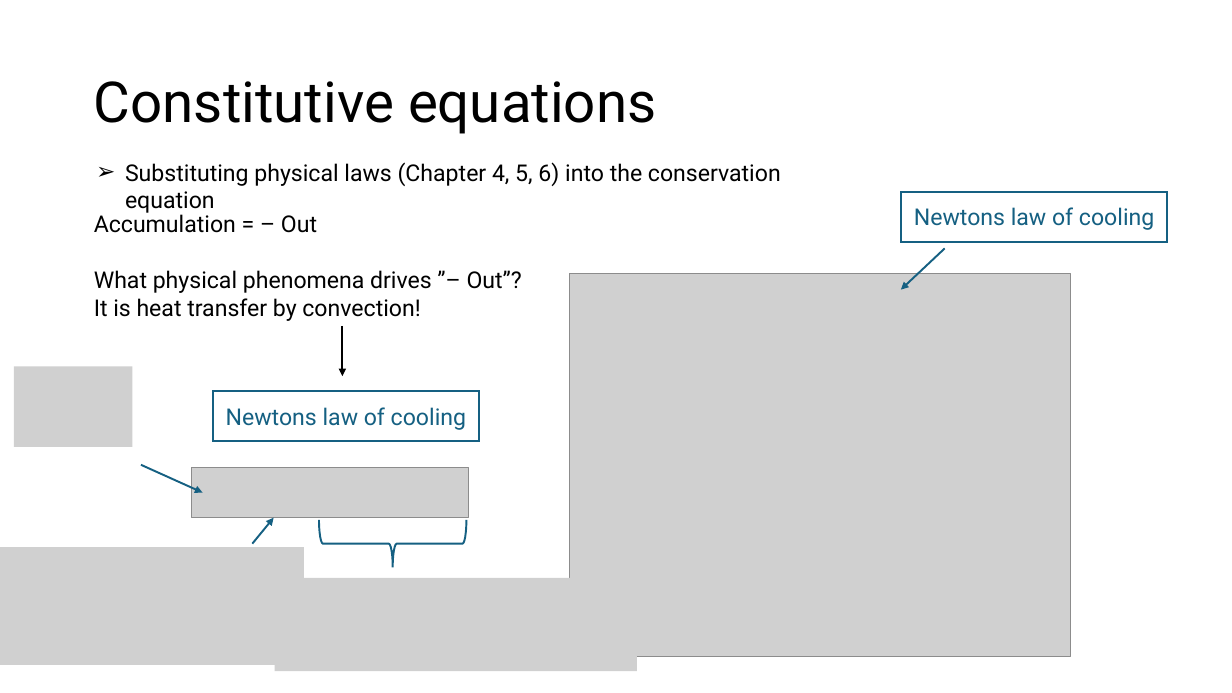
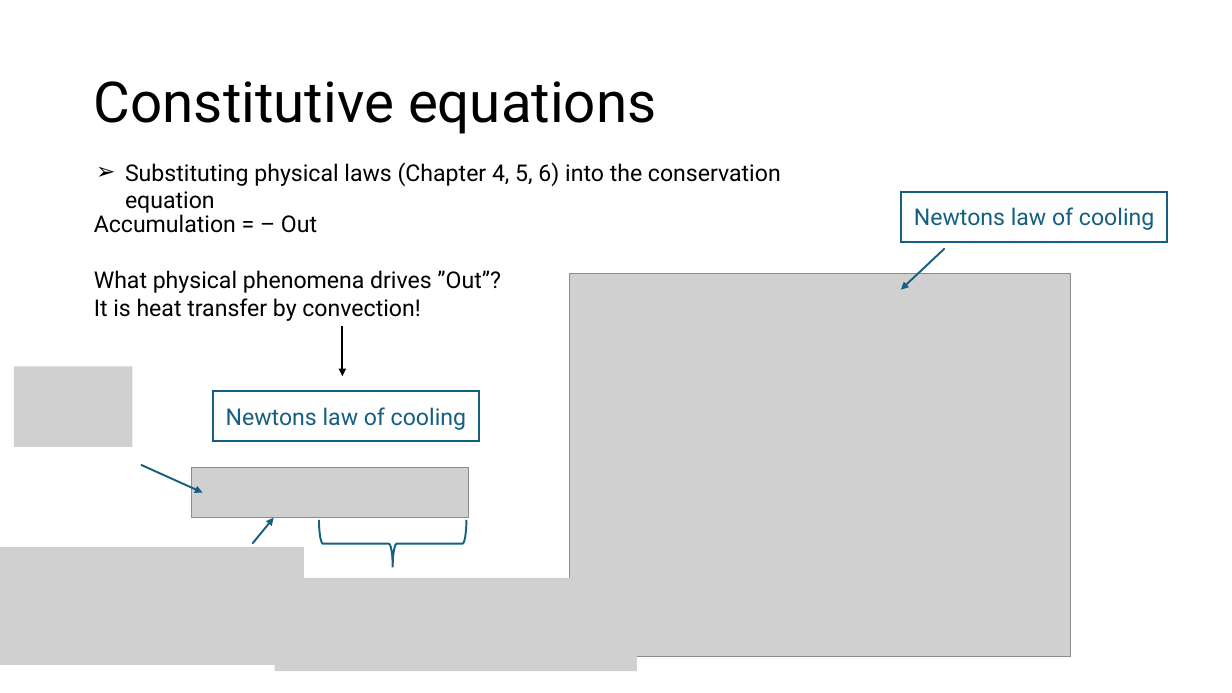
Before and after one commit to AU-BCE-EE/course-modelling-2026, a slide deck: slide 7 of classes/02-27-aug-model-formulation/slides/model-formulation.pptx. Drawn at 1232x693 pixels with LibreOffice and Linux fonts; fonts in the diff are those of the drawing; grey boxes stand for pictures. Boxes give left, top, right and bottom in pixels: in the first picture for what was removed or moved away, otherwise in the second. Text is boxed around its words. In the diff, an @@ line names an element or a change of style, - is before the commit and + after.

Commit message:
slides added

```diff
--- a/classes/02-27-aug-model-formulation/slides/model-formulation.pptx
+++ b/classes/02-27-aug-model-formulation/slides/model-formulation.pptx
@@ text at (94,270,501,293): text changed @@
-What physical phenomena drives ”– Out”?
+What physical phenomena drives ”Out”?
```
Also in this commit, not shown: 1 other file.
